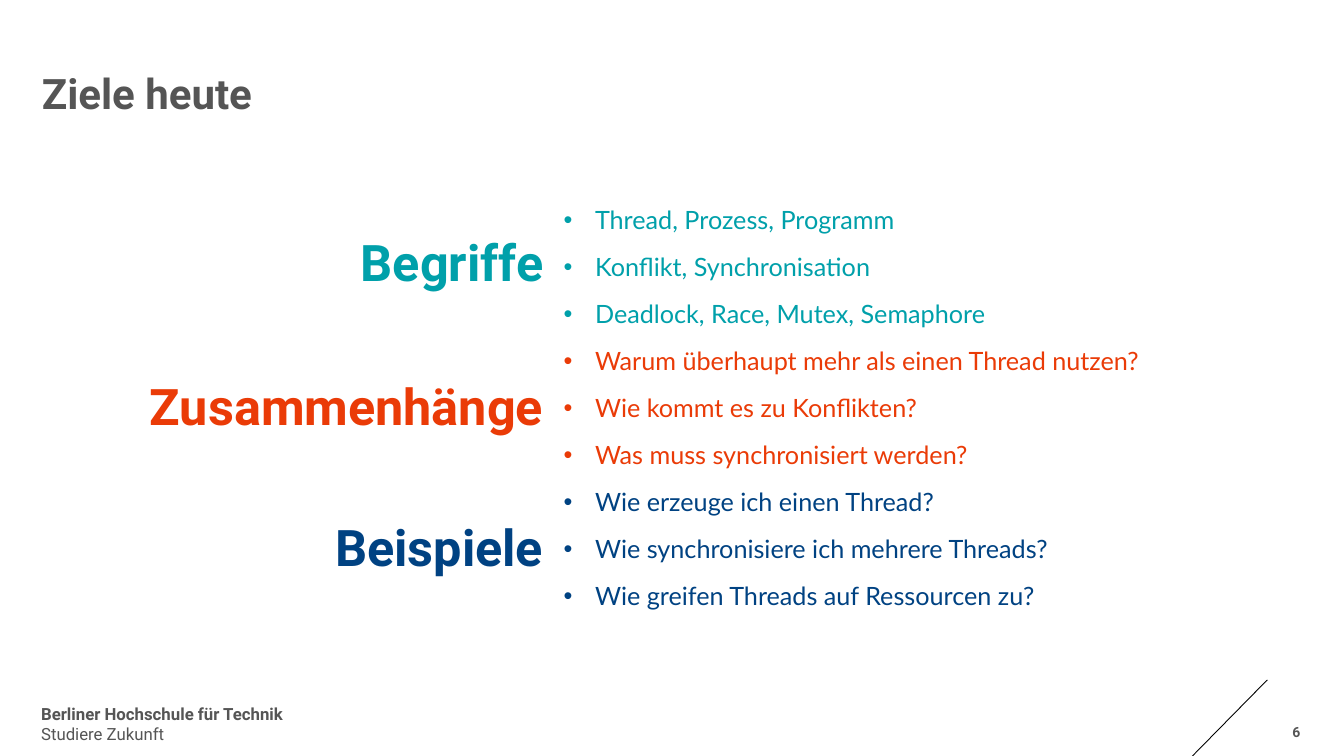
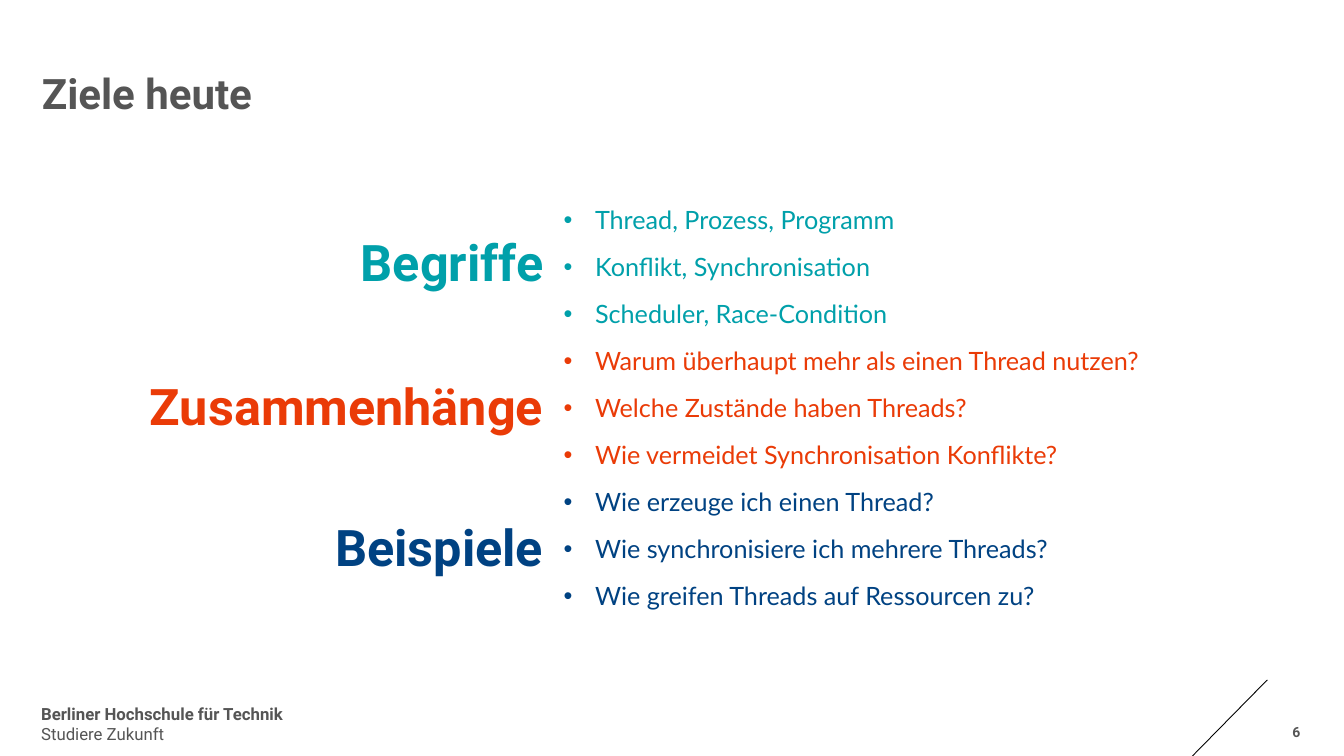
Before and after one commit to mmews-n4/bht_plv, a slide deck: slide 6 of slides/MultiThreadProgrammierung.pptx. Drawn at 1344x756 pixels with LibreOffice and Linux fonts; fonts in the diff are those of the drawing. Boxes give left, top, right and bottom in pixels: in the first picture for what was removed or moved away, otherwise in the second. Text is boxed around its words. In the diff, an @@ line names an element or a change of style, - is before the commit and + after.

Commit message:
update slides

```diff
--- a/slides/MultiThreadProgrammierung.pptx
+++ b/slides/MultiThreadProgrammierung.pptx
@@ text at bbox=[595, 304, 888, 327]: text changed @@
-• Deadlock, Race, Mutex, Semaphore
+• Scheduler, Race-Condition
@@ text at bbox=[595, 398, 1057, 469]: text changed @@
-• Wie kommt es zu Konflikten?
-• Was muss synchronisiert werden?
+• Welche Zustände haben Threads?
+• Wie vermeidet Synchronisation Konflikte?
```
Also in this commit, not shown: 4 other slides changed, 1 other file.
